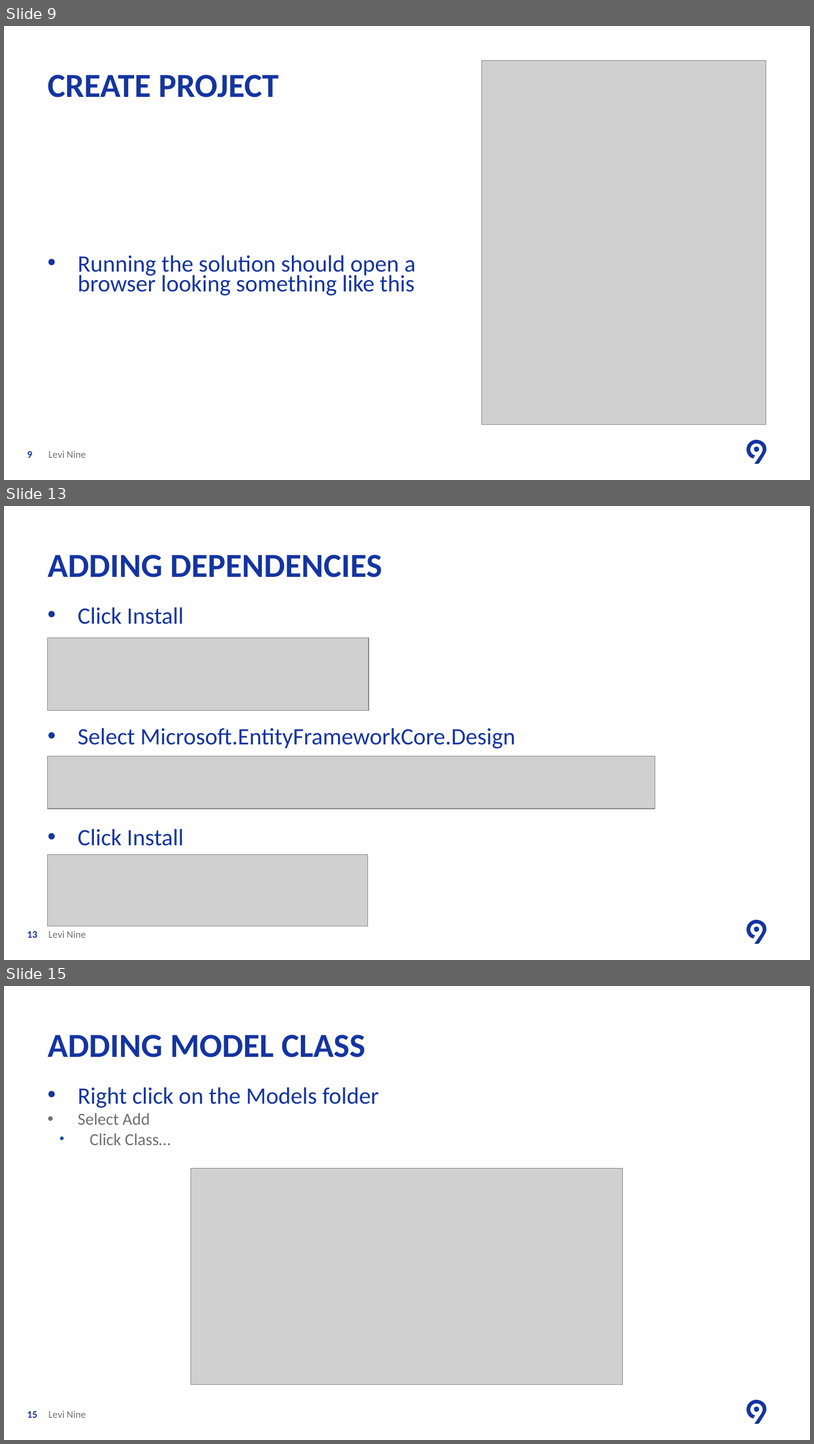
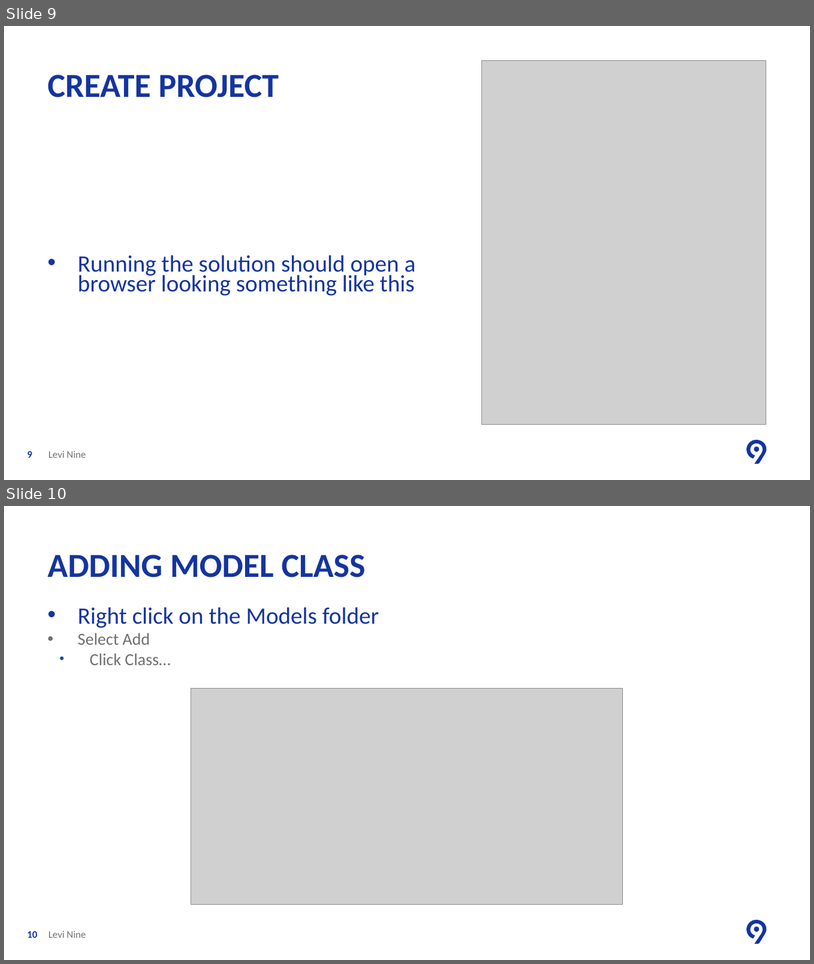
Before and after one commit to ancasturza/PracticaAC2018, a slide deck: PPT/L1/Lesson One Create Web Application.pptx. Shown one above the other, each under a label of ours: slides 9, 13 and 15 before the commit, slides 9 and 10 after it; the slides between them are not shown. The pictures are 814x1444 and 814x964 pixels, drawn with LibreOffice and Linux fonts; fonts in the diff are those of the drawing; grey boxes stand for pictures; background and template pictures are left out. Boxes give left, top, right and bottom in pixels: in the first picture for what was removed or moved away, otherwise in the second. Text is boxed around its words. In the diff, an @@ line names an element or a change of style, - is before the commit and + after.

```diff
--- a/PPT/L1/Lesson One Create Web Application.pptx
+++ b/PPT/L1/Lesson One Create Web Application.pptx
@@ slide 13 removed at [4,506,810,960], background #FFFFFF; not listed: 2 template elements that a slide beside it also shows @@
@@ title removed at [48,555,382,577] @@
-ADDING DEPENDENCIES
@@ text removed at [78,607,515,846] @@
-• Click Install
-• Select Microsoft.EntityFrameworkCore.Design
-• Click Install
@@ picture removed at [48,638,369,711] @@
@@ picture removed at [48,756,656,808] @@
@@ picture removed at [48,855,368,926] @@
@@ page number removed at [27,931,38,937] @@
-13
@@ text removed at [48,930,86,937] @@
-Levi Nine
@@ what was slide 15 is now slide 10 @@
@@ page number at [27,931,38,937]: text changed @@
-15
+10
```
Also in this commit, not shown: 3 slides added, 4 other slides removed, 9 other files.
